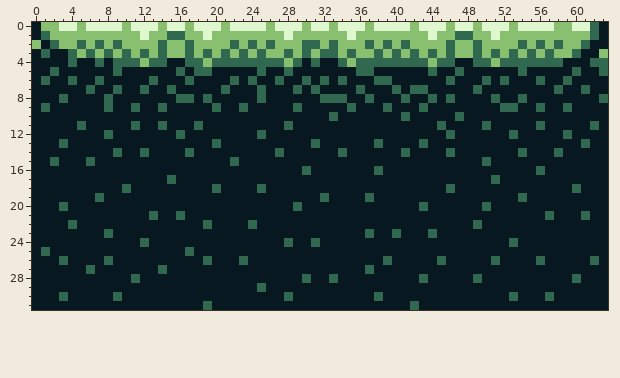
Two versions of one pixel-art sprite, core/assets/bg/platform.png. This is how it looked before the edit.
The file is 64x32 pixels.
The result:
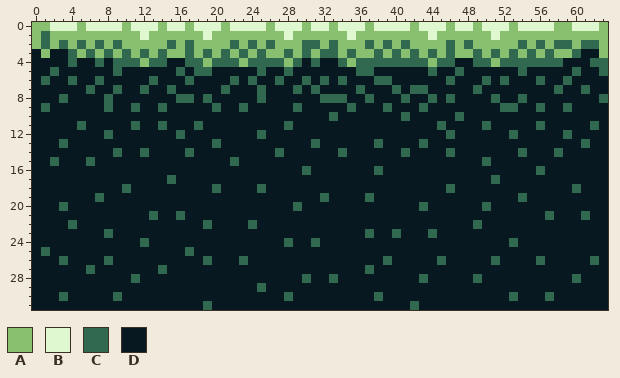
Palette (. is transparent): A #88c070  B #e0f8d0  C #306850  D #081820
Change:
@@ x 0..63 @@
- 0 DAABBABBBBABBBABBABBBABBBBABBBABBABBBABBBBABBBABBABBBABBBBAABBCD
- 1 DCAAAAAAAAAABAACCAABAAAAAAAABAAAAAABAAAAAAAABAACCAABAAAAAAAAAACD
- 2 ADCAACACACAAAACAACAAAACACACAAACCACAAACACACAAAACAACAAAACACACAACDD
- 3 DCDDCACACACACACAACACACACACAACACACCACAACACACACACAACACACACACAACDDA
- 4 DDDDCDDCDCCCACCDDCCACCCCCCCCACDCDDCACCCCCCCCACCDDCCACCCCCCCDDDCC
+ 0 AABBBABBBBABBBABBABBBABBBBABBBABBABBBABBBBABBBABBABBBABBBBAABBBA
+ 1 ACAAAAAAAAAABAAAAAABAAAAAAAABAAAAAABAAAAAAAABAAAAAABAAAAAAAAAAAA
+ 2 ACACACACACAAAAACACAAAACACACAAACCACAAACACACAAAACACAAAAACACACCACCA
+ 3 DADDCACACACACACAACACACACACAACACACCACAACACACACACAACACACACACAACDDA
+ 4 DDDDCDDCDCCCACCDDCCACCCACCCCACDCDDCACCCCCCCCACCDDCCACCCCCCCDDDCC
  5 DDCDDDDDDCDDDDDDCDCCDDDDDCDDCDDDDDDDCCDDDDDDCDDCDDDDDDCDDDDDCDDC
Changed places in both pictures, as pixel boxes (x1, y1, x2, y2):
changed: (32, 22, 68, 58)
changed: (563, 22, 608, 49)
changed: (158, 31, 185, 49)
changed: (455, 31, 482, 49)
changed: (239, 58, 248, 67)
